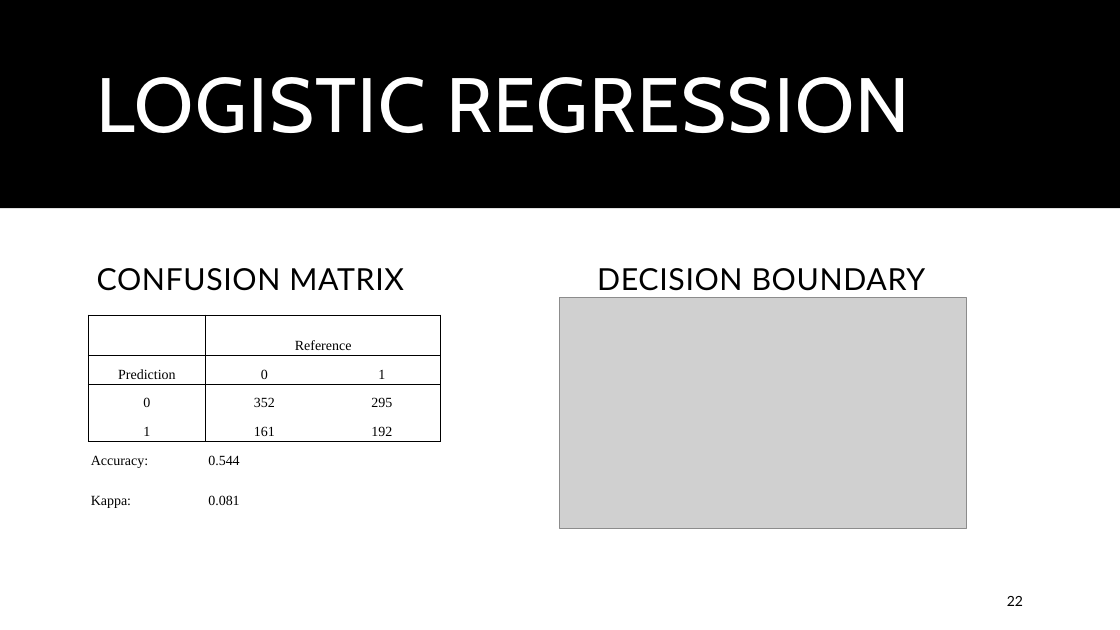
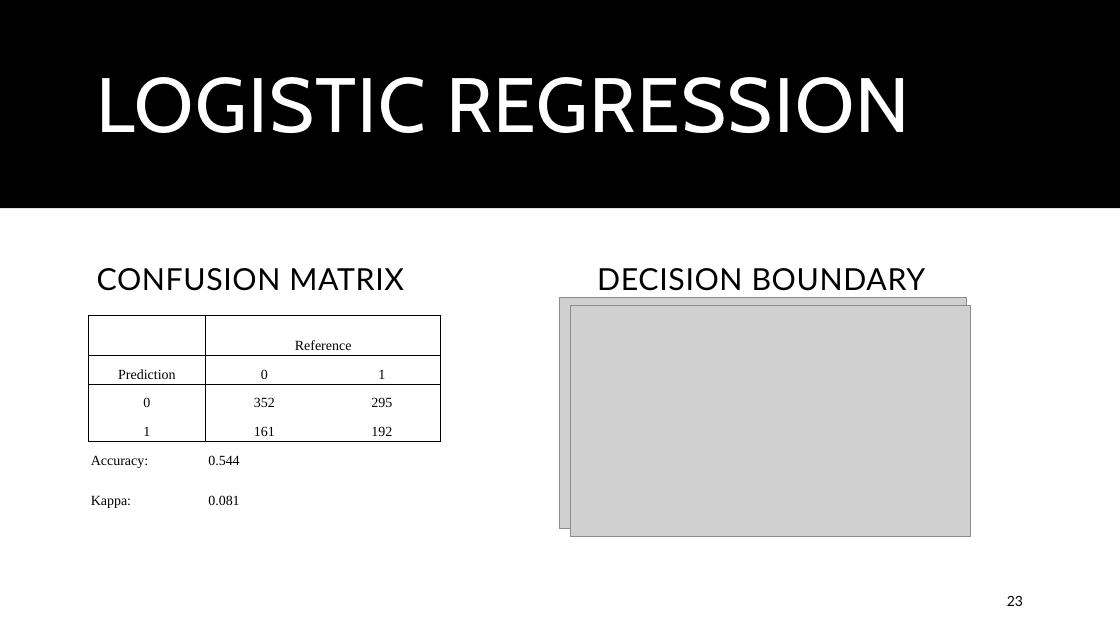
Before and after one commit to Macafry/RadialBasisFunction, a slide deck: slide 23 of Math3190Final.pptx (slide 22 before the commit). Drawn at 1120x630 pixels with LibreOffice and Linux fonts; fonts in the diff are those of the drawing; grey boxes stand for pictures. Boxes give left, top, right and bottom in pixels: in the first picture for what was removed or moved away, otherwise in the second. Text is boxed around its words. In the diff, an @@ line names an element or a change of style, - is before the commit and + after.

```diff
--- a/Math3190Final.pptx
+++ b/Math3190Final.pptx
@@ picture added at [571,306,970,537] @@
@@ page number at [1007,596,1023,606]: text changed @@
-22
+23
```
Also in this commit, not shown: 1 slide added.
